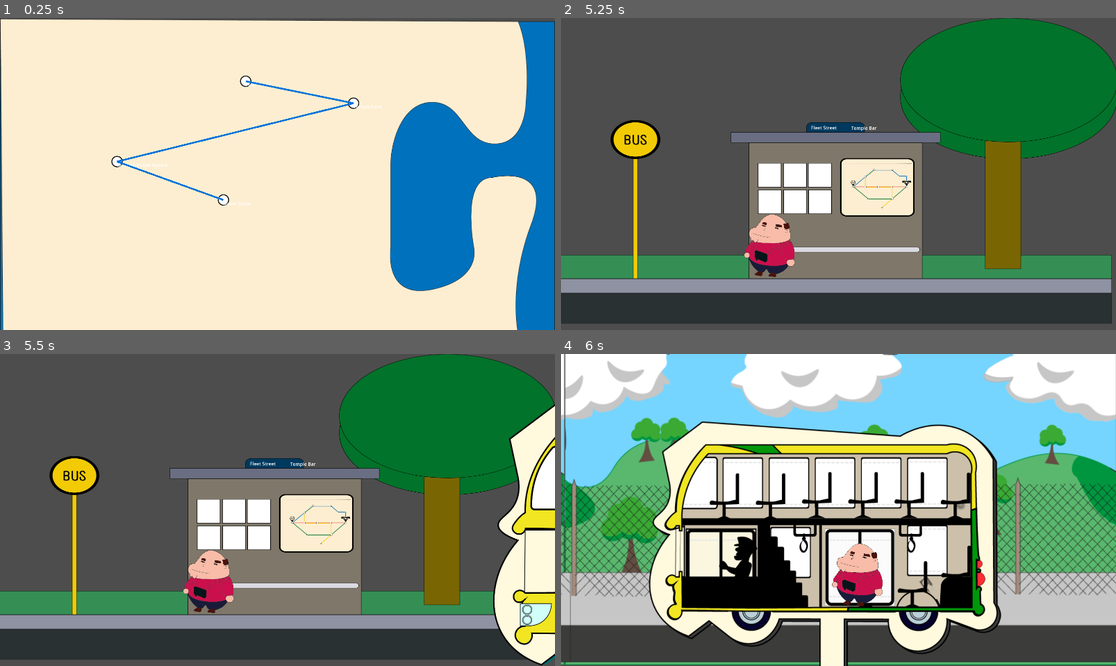
Above: before the commit, frames 1-4 (two rows, left to right).
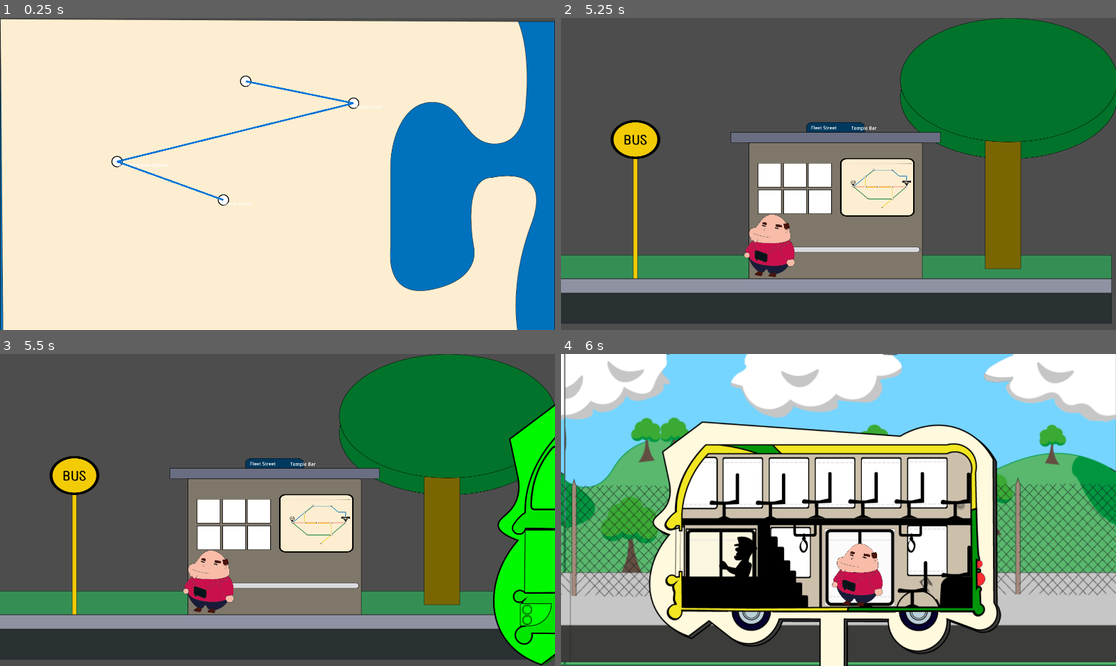
Above: after the commit, the same moments.

Repository: Frut0ss/bus
Game: Godot game, scene res://scenes/game.tscn
Two runs of this game, one before a commit and one after it. Both use one fixed random seed, a clock stepped at 60 frames per second and the inputs below.
Inputs (mouse positions are in pixels of both pictures, inside the frame that each line leads up to):
- Up to frame 1 (0.25 s): no input
- Up to frame 2 (5.25 s): tap Enter at 0.5, 2, 3.5 s; move the mouse to (960, 158) at 0.52 s; hold E (Embark) 0.53-1.28 s; tap Space at 0.77, 1.25, 1.52, 2.75, 3.02, 3.77, 4.25, 4.52 s; move the mouse to (727, 189) at 1.27 s; tap Q (Disembark) at 1.35, 4.35 s; tap E (Embark) at 1.55, 3.05, 4.55 s; move the mouse to (894, 105) at 2.02 s; hold E (Embark) 2.03-2.78 s; move the mouse to (810, 236) at 2.77 s; click (810, 236) at 2.85 s; move the mouse to (1005, 220) at 3.52 s; hold E (Embark) 3.53-4.28 s; move the mouse to (672, 127) at 4.27 s; move the mouse to (866, 174) at 5.02 s; hold E (Embark) from 5.03 s (still down)
- Up to frame 3 (5.5 s): keep holding E (Embark)
- Up to frame 4 (6 s): move the mouse to (755, 432) at 5.77 s; release E (Embark) at 5.78 s; click (755, 432) at 5.85 s

Frames 1-2 are identical in both runs. In frame 3, 6.2% of the frame differs, in the area x 89-100%, y 16-100%; in frame 4, nothing differs.

Commit message:
Managed to get different bus lines appearing at bus stop

Diff:
--- /dev/null
+++ b/resources/bus_lines/blue_line.tres
@@ -0,0 +1,18 @@
+[gd_resource type="Resource" script_class="BusLineResource" load_steps=6 format=3 uid="uid://dv0fsyoswfe6f"]
+
+[ext_resource type="Script" uid="uid://cqlhj722788w0" path="res://resources/bus_lines/bus_line_resource.gd" id="1_u4r4w"]
+[ext_resource type="Script" uid="uid://dyq0mwcsvq2gc" path="res://resources/bus_stops/bus_stop_resource.gd" id="2_oo31k"]
+[ext_resource type="Resource" uid="uid://dc2ni4cs2n1xn" path="res://resources/bus_stops/meeting_house_square_stop.tres" id="3_uo8vf"]
+[ext_resource type="Resource" uid="uid://cb8yid74i47dl" path="res://resources/bus_stops/temple_lane_stop.tres" id="4_b8qam"]
+[ext_resource type="Resource" uid="uid://dxi8net2mif1c" path="res://resources/bus_stops/fleet_street_stop.tres" id="5_xgsl6"]
+
+[resource]
+script = ExtResource("1_u4r4w")
+id = "blue_line"
+display_name = "Blue Line"
+color = Color(0, 0, 1, 1)
+stops = Array[ExtResource("2_oo31k")]([ExtResource("3_uo8vf"), ExtResource("4_b8qam"), ExtResource("5_xgsl6")])
+frequency = 5.0
+travel_time_between_stops = 2.0
+variants = []
+metadata/_custom_type_script = "uid://cqlhj722788w0"
--- a/resources/bus_lines/bus_line_resource.gd
+++ b/resources/bus_lines/bus_line_resource.gd
@@ -1,3 +1,4 @@
+@tool
 class_name BusLineResource
 extends Resource
 
--- /dev/null
+++ b/resources/bus_lines/green_line.tres
@@ -0,0 +1,18 @@
+[gd_resource type="Resource" script_class="BusLineResource" load_steps=6 format=3 uid="uid://cfjeuojec64xe"]
+
+[ext_resource type="Script" uid="uid://cqlhj722788w0" path="res://resources/bus_lines/bus_line_resource.gd" id="1_acm6b"]
+[ext_resource type="Script" uid="uid://dyq0mwcsvq2gc" path="res://resources/bus_stops/bus_stop_resource.gd" id="2_t78o5"]
+[ext_resource type="Resource" uid="uid://b7bxli8tegtc2" path="res://resources/bus_stops/dame_street_stop.tres" id="3_05f2o"]
+[ext_resource type="Resource" uid="uid://dc2ni4cs2n1xn" path="res://resources/bus_stops/meeting_house_square_stop.tres" id="4_3q4gn"]
+[ext_resource type="Resource" uid="uid://dxi8net2mif1c" path="res://resources/bus_stops/fleet_street_stop.tres" id="5_ttxjf"]
+
+[resource]
+script = ExtResource("1_acm6b")
+id = "green_line"
+display_name = "Green Line"
+color = Color(0, 1, 0, 1)
+stops = Array[ExtResource("2_t78o5")]([ExtResource("3_05f2o"), ExtResource("4_3q4gn"), ExtResource("5_ttxjf")])
+frequency = 5.0
+travel_time_between_stops = 2.0
+variants = []
+metadata/_custom_type_script = "uid://cqlhj722788w0"
--- /dev/null
+++ b/resources/bus_lines/red_line.tres
@@ -0,0 +1,18 @@
+[gd_resource type="Resource" script_class="BusLineResource" load_steps=6 format=3 uid="uid://dopepurj3yy15"]
+
+[ext_resource type="Script" uid="uid://cqlhj722788w0" path="res://resources/bus_lines/bus_line_resource.gd" id="1_tl4bf"]
+[ext_resource type="Script" uid="uid://dyq0mwcsvq2gc" path="res://resources/bus_stops/bus_stop_resource.gd" id="2_k6rna"]
+[ext_resource type="Resource" uid="uid://dxi8net2mif1c" path="res://resources/bus_stops/fleet_street_stop.tres" id="3_xe3cn"]
+[ext_resource type="Resource" uid="uid://cb8yid74i47dl" path="res://resources/bus_stops/temple_lane_stop.tres" id="4_hho0c"]
+[ext_resource type="Resource" uid="uid://b7bxli8tegtc2" path="res://resources/bus_stops/dame_street_stop.tres" id="5_1elgf"]
+
+[resource]
+script = ExtResource("1_tl4bf")
+id = "red_line"
+display_name = "Red Line"
+color = Color(1, 0, 0, 1)
+stops = Array[ExtResource("2_k6rna")]([ExtResource("3_xe3cn"), ExtResource("4_hho0c"), ExtResource("5_1elgf")])
+frequency = 5.0
+travel_time_between_stops = 2.0
+variants = []
+metadata/_custom_type_script = "uid://cqlhj722788w0"
--- a/resources/bus_stops/bus_stop_resource.gd
+++ b/resources/bus_stops/bus_stop_resource.gd
@@ -5,16 +5,22 @@
 @export var display_name: String
 @export var position: Vector2
 @export var is_landmark: bool = false
-@export var neighborhood: NeighborhoodResource
+@export var neighborhood: Resource  # Reference to neighborhood
 
-# We can't directly export arrays of custom resources in Godot,
-# so we'll store them internally
+# Runtime-only property - not saved to file
 var connected_lines = []
 
+func _init():
+	# Initialize with empty array
+	connected_lines = []
 
 func add_line(line_resource):
-	if not line_resource in connected_lines:
+	if not connected_lines:
+		connected_lines = []
+
+	if line_resource not in connected_lines:
 		connected_lines.append(line_resource)
+		print("Added " + line_resource.display_name + " to " + display_name)
 
 func remove_line(line_resource):
 	if line_resource in connected_lines:
--- a/resources/bus_stops/dame_street_stop.tres
+++ b/resources/bus_stops/dame_street_stop.tres
@@ -5,7 +5,7 @@
 
 [resource]
 script = ExtResource("1_xxcac")
-id = ""
+id = "dame_street"
 display_name = "Dame Street"
 position = Vector2(0, 0)
 is_landmark = false
--- a/resources/bus_stops/meeting_house_square_stop.tres
+++ b/resources/bus_stops/meeting_house_square_stop.tres
@@ -5,7 +5,7 @@
 
 [resource]
 script = ExtResource("1_pek2h")
-id = ""
+id = "meeting_house_square"
 display_name = "Meeting House Square"
 position = Vector2(0, 0)
 is_landmark = false
--- a/resources/bus_stops/temple_lane_stop.tres
+++ b/resources/bus_stops/temple_lane_stop.tres
@@ -5,7 +5,7 @@
 
 [resource]
 script = ExtResource("1_mvevi")
-id = ""
+id = "temple_lane"
 display_name = "Temple Lane"
 position = Vector2(0, 0)
 is_landmark = false
--- a/resources/neighborhoods/neighborhood_resource.gd
+++ b/resources/neighborhoods/neighborhood_resource.gd
@@ -1,3 +1,4 @@
+@tool
 class_name NeighborhoodResource
 
 extends Resource
--- a/scenes/bus.gd
+++ b/scenes/bus.gd
@@ -12,6 +12,9 @@
 @onready var boarding_position: Marker2D = $BoardingPosition
 @onready var animation_player: AnimationPlayer = $AnimationPlayer
 
+@onready var line_label: Label = $LineLabel
+
+var bus_line = null
 
 func _ready():
 	# Create the timer programmatically
@@ -116,6 +119,10 @@
 	else:
 		print("Boarding prompt hidden")
 
+func display_bus_line(line_name):
+	print("Attempting to display line name: " + line_name)
+	line_label.text = line_name
+
 func board_player(player_node):
 	# Store reference to player
 	player = player_node
--- a/scenes/bus.tscn
+++ b/scenes/bus.tscn
@@ -27,3 +27,9 @@
 
 [node name="SittingPosition" type="Marker2D" parent="."]
 position = Vector2(207, 187)
+
+[node name="LineLabel" type="Label" parent="."]
+offset_left = -321.0
+offset_top = -3.0
+offset_right = -168.0
+offset_bottom = 245.0
--- a/scenes/bus_stop.gd
+++ b/scenes/bus_stop.gd
@@ -72,6 +72,11 @@
 	if player:
 		bus.board_player(player)
 
+		# Store the bus line in TransitSystem
+		TransitSystem.current_bus_line = bus.bus_line
+		if bus.bus_line:
+			print("Player boarded " + bus.bus_line.display_name)
+
 		print("Advancing to next stop from: ", TransitSystem.current_stop_index)
 		var route_completed = TransitSystem.advance_to_next_stop()
 		print("Now at stop index: ", TransitSystem.current_stop_index)
@@ -84,30 +89,41 @@
 	spawn_bus()
 
 func spawn_bus():
-	# Instance the bus scene
-	var new_bus = bus_scene.instantiate()
-
-	# Set its position to the spawn position
-	new_bus.position = bus_spawn_position.position
-
-	# Pass the bus stop position to the bus
-	new_bus.set_bus_stop_position($BusStopPosition.position.x)
-
-	# If we have bus lines connected to this stop, we could
-	# randomly select one and apply its properties to the bus
+	# If we have bus lines connected to this stop, spawn a random one
 	if current_bus_stop and not current_bus_stop.connected_lines.is_empty():
+		# Get a random bus line from the available ones
 		var random_index = randi() % current_bus_stop.connected_lines.size()
 		var bus_line = current_bus_stop.connected_lines[random_index]
 
-		# Apply bus line properties to the bus
-		# new_bus.set_bus_line(bus_line)
-		# This would require adding this method to your bus.gd script
+		print("Selected random bus line: " + bus_line.display_name)
 
-	# Add the bus to the scene
-	add_child(new_bus)
+		# Create the bus
+		var new_bus = bus_scene.instantiate()
 
-	# Add to our active buses array for tracking
-	active_buses.append(new_bus)
+		# Set bus position
+		new_bus.position = bus_spawn_position.position
+
+		# Pass the bus stop position to the bus
+		new_bus.set_bus_stop_position($BusStopPosition.position.x)
+
+		# Set the bus color to match the line
+		new_bus.modulate = bus_line.color
+
+		# Store the bus line on the bus for reference
+		new_bus.bus_line = bus_line
+
+		# Add the bus to the scene
+		add_child(new_bus)
+
+		# Display the bus line name
+		new_bus.display_bus_line(bus_line.display_name)
+
+		# Add to our active buses array for tracking
+		active_buses.append(new_bus)
+
+		print("Spawned bus for line: " + bus_line.display_name)
+	else:
+		print("No bus lines available at this stop!")
 
 func remove_bus(bus):
 	# Remove from active buses array
--- a/singletons/transit_system.gd
+++ b/singletons/transit_system.gd
@@ -23,7 +23,13 @@
 func _ready():
 	# We'll implement load_route_stops in a future step
 	load_test_route()
-
+	# Load bus lines
+	load_all_bus_lines()
+	connect_lines_to_stops()
+	# Print debug information
+	print("TransitSystem initialized with:")
+	print("- " + str(bus_stops.size()) + " bus stops")
+	print("- " + str(bus_lines.size()) + " bus lines")
 
 func load_test_route():
 	# Clear existing route
@@ -57,6 +63,53 @@
 	for i in range(route_stops.size()):
 		print("Stop ", i, ": ", route_stops[i].display_name)
 
+
+# Add this function to TransitSystem.gd
+func load_all_bus_lines():
+	var line_ids = ["red_line", "blue_line", "green_line"]
+
+	for line_id in line_ids:
+		load_bus_line(line_id)
+
+	print("Loaded " + str(bus_lines.size()) + " bus lines")
+	return bus_lines
+
+# Load a bus line by ID
+func load_bus_line(line_id):
+	var path = "res://resources/bus_lines/" + line_id + ".tres"
+	if ResourceLoader.exists(path):
+		print("Loading bus line from: " + path)
+
+		# Try to load with ResourceLoader with a specific type hint
+		var line = ResourceLoader.load(path, "Resource")
+
+		if line:
+			print("Successfully loaded line: " + line_id)
+			bus_lines[line_id] = line
+
+			# Only try to access stops if the stops property exists
+			if line.stops :
+				var stop_names = []
+				for stop in line.stops:
+					if stop:
+						stop_names.append(stop.display_name)
+				print(line.display_name + " stops: " + str(stop_names))
+			else:
+				print("WARNING: " + line_id + " has no stops or stops is null")
+
+			return line
+
+func connect_lines_to_stops():
+	print("Connecting bus lines to stops...")
+
+	# For each bus line, connect it to its stops
+	for line_id in bus_lines:
+		var line = bus_lines[line_id]
+
+		# For each stop in the line, add the line to the stop's connected_lines
+		for stop in line.stops:
+			stop.add_line(line)
+			print("Connected " + line.display_name + " to " + stop.display_name)
 
 # Load a bus stop by ID
 func load_bus_stop(stop_id):
